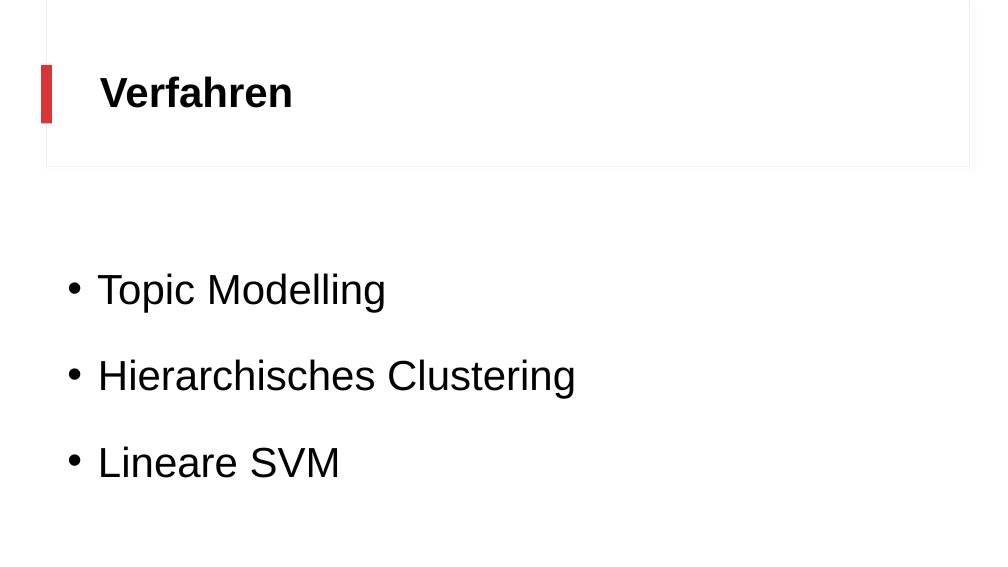
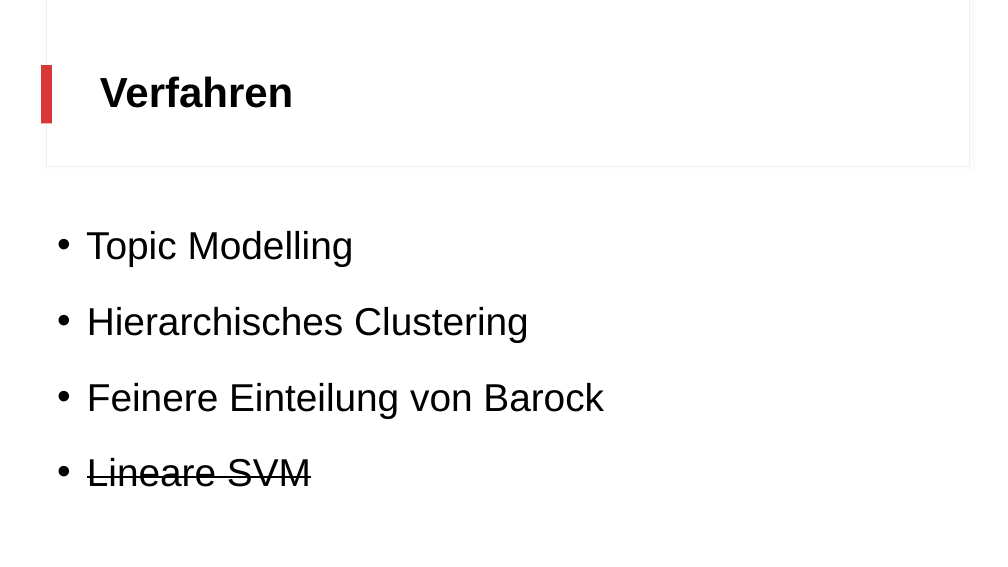
Before and after one commit to realjanpaulus/clusterpoems, a slide deck: slide 23 of presentation/clustering_presentation.pptx. Drawn at 1008x567 pixels with LibreOffice and Linux fonts; fonts in the diff are those of the drawing. Boxes give left, top, right and bottom in pixels: in the first picture for what was removed or moved away, otherwise in the second. Text is boxed around its words. In the diff, an @@ line names an element or a change of style, - is before the commit and + after.

```diff
--- a/presentation/clustering_presentation.pptx
+++ b/presentation/clustering_presentation.pptx
@@ text "Topic Modelling": place and size @@
-text "Topic Modelling" at bbox=[97, 273, 576, 478]
+text "Topic Modelling" at bbox=[86, 231, 604, 487]
@@ text at bbox=[86, 231, 529, 487]: size 40 to 37 pt in "Topic Modelling", "Hierarchisches Clustering", "Lineare SVM"; strikethrough on in "Lineare SVM"; line spacing 1.5 to 1.4 @@
@@ text at bbox=[87, 383, 604, 418]: paragraph added @@
+• Feinere Einteilung von Barock
```
Also in this commit, not shown: 4 slides added, 2 slides removed, 23 other files.
